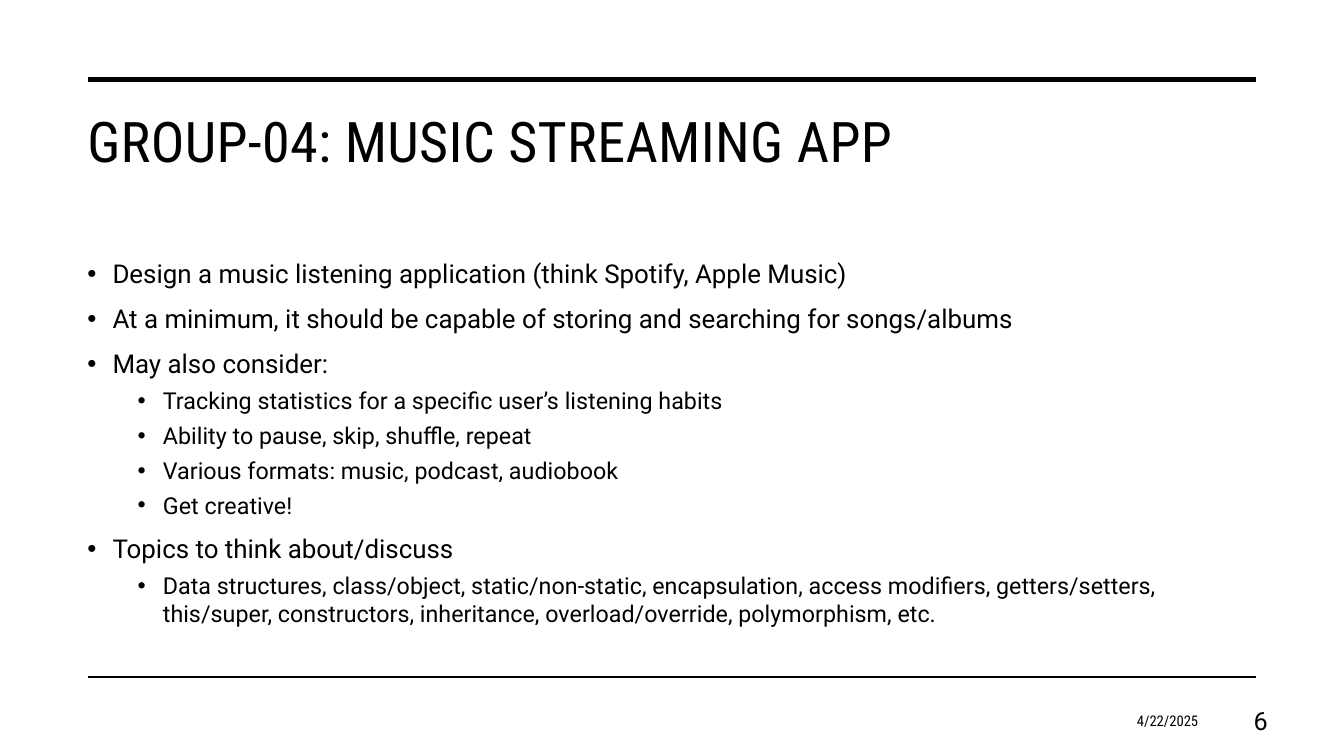
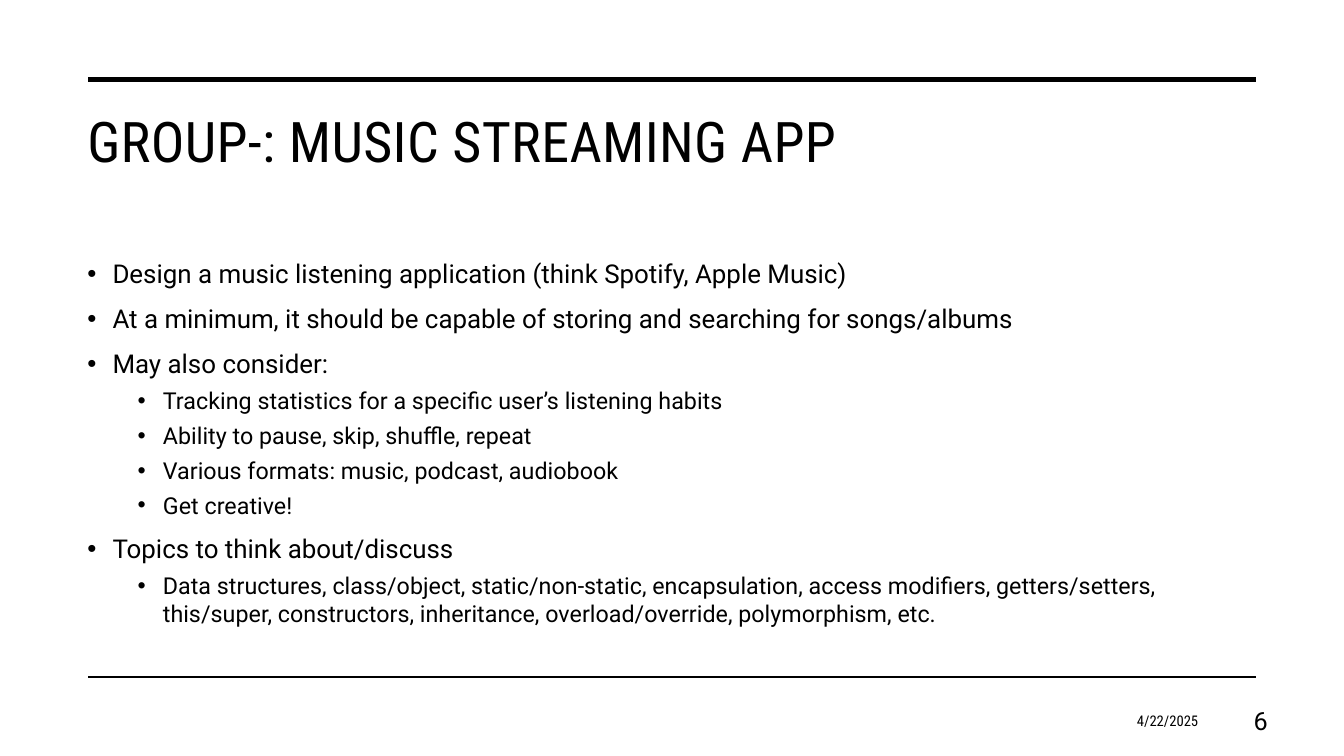
Before and after one commit to anderson79/cs1180-02_sp25, a slide deck: slide 6 of Week14/OOPextraCredit.pptx. Drawn at 1344x756 pixels with LibreOffice and Linux fonts; fonts in the diff are those of the drawing. Boxes give left, top, right and bottom in pixels: in the first picture for what was removed or moved away, otherwise in the second. Text is boxed around its words. In the diff, an @@ line names an element or a change of style, - is before the commit and + after.

Commit message:
updated groups

```diff
--- a/Week14/OOPextraCredit.pptx
+++ b/Week14/OOPextraCredit.pptx
@@ title at (x1=87, y1=121, x2=836, y2=163): text changed @@
-GROUP-04: MUSIC STREAMING APP
+GROUP-: MUSIC STREAMING APP
```
Also in this commit, not shown: 4 other slides changed, 1 slide removed.
